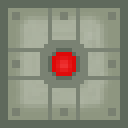
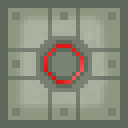
Before/after of a 128 x 128 layered artwork. What changed in the layer stack:
painted on "Layer #2" over [36, 36, 92, 92]
painted on "Layer" over [8, 8, 120, 120]
